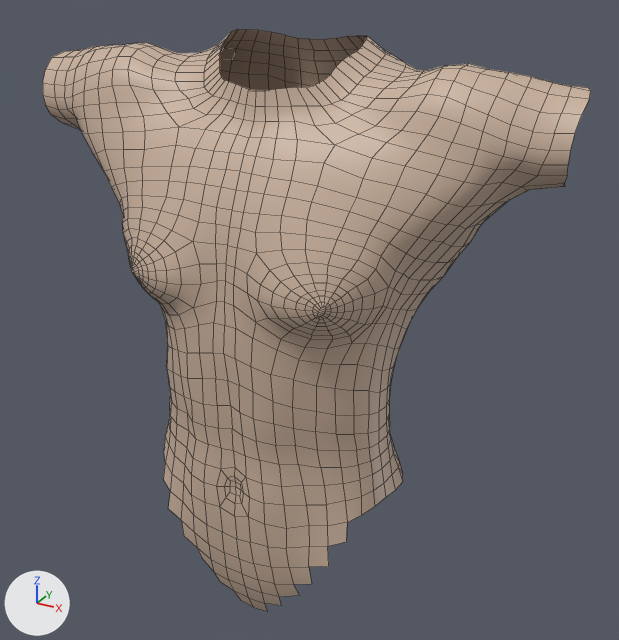
Two versions of the Blender file blender_models/Torso/torso.blend, one commit apart.
Both versions are drawn from a 50 mm lens placed at (0.397, -0.633, 1.486), pointed at (0.037, 0.023, 1.158). Arrows for +X, +Y and +Z are at lower left; the lights stay in place. Mesh edges are drawn as thin lines.

The first picture shows 'humonculus-base'.
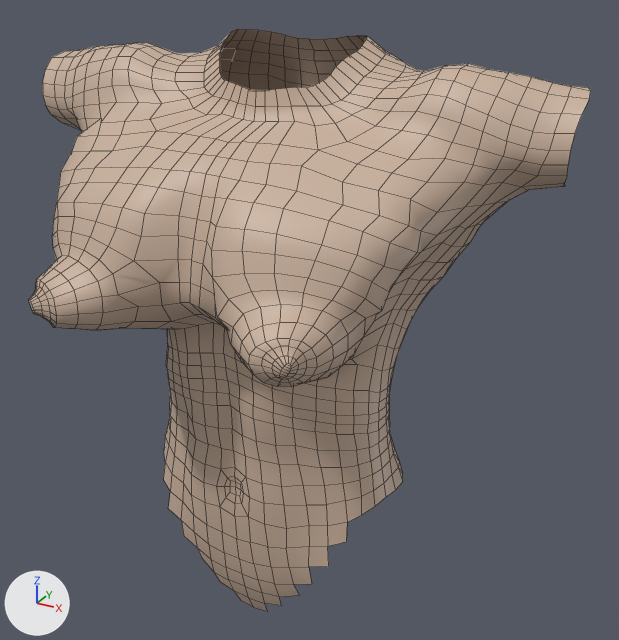
The newer file adds a shape key; the second version is drawn at full value of the shape key 'chest' of 'humonculus-base', and the change is written as the vertex moves it makes.

Location of each change, [x1, y1, x2, y2] in pixels of the pictures (619 x 640 px; the box of a moved part takes in the faces that stretch with it):
'humonculus-base', reshaped: before [43, 29, 591, 611]; after [29, 29, 591, 611]
part 1 of me_humonculus_base, moved or reshaped: before [82, 99, 484, 368]; after [29, 99, 484, 434]

The change, as a diff of the scene's bpy script:
```diff
--- a/blender_models/Torso/torso.blend.py
+++ b/blender_models/Torso/torso.blend.py
@@ me_humonculus_base @@
 # used by ob_humonculus_base; location = (0.0, 0.0, 0.0); rotation_euler = (1.571, 0.0, 0.0), in degrees (90, 0, 0); scale = (0.1, 0.1, 0.1)
-me_humonculus_base.from_pydata(...)  # 1524 vertices, 1458 faces; spans x -2.67..2.67, y 8.37..14.12, z -1.42..0.73
+me_humonculus_base.from_pydata(...)  # 1608 vertices, 1542 faces; spans x -2.67..2.67, y 8.37..14.12, z -1.42..1.69
+# me_humonculus_base part 1: 386 vertices moved from x -1.79..1.79, y 11.64..13.44, z 0.02..0.73 to x -1.82..1.82, y 11.63..13.43, z 0.26..1.69; 4 vertices removed from x -0.99..0.99, y 12.17..12.19, z 0.65..0.66; 88 vertices added at x -1.24..1.24, y 10.7..12.18, z -1.1..1.67
 me_humonculus_base.materials.append(mat_defaultskin)
```
